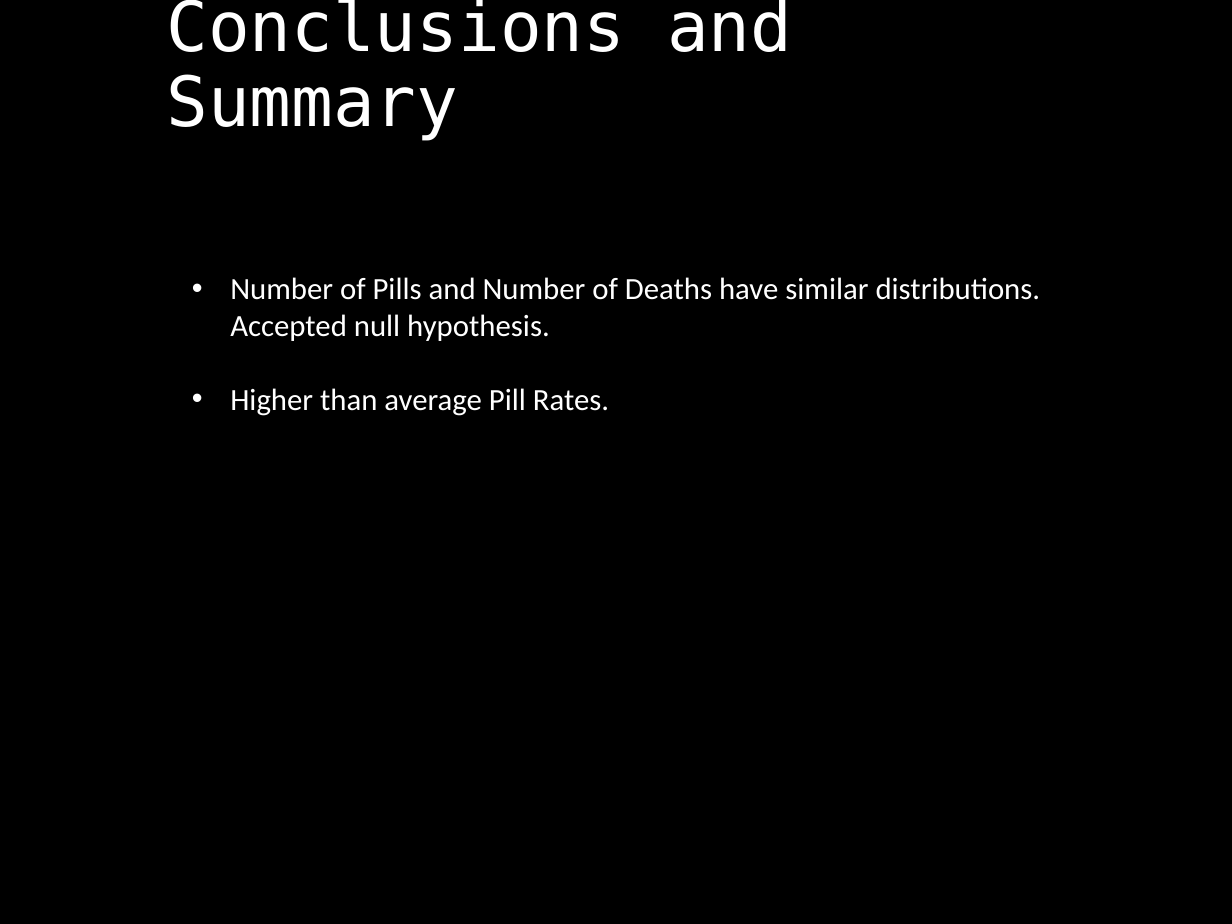
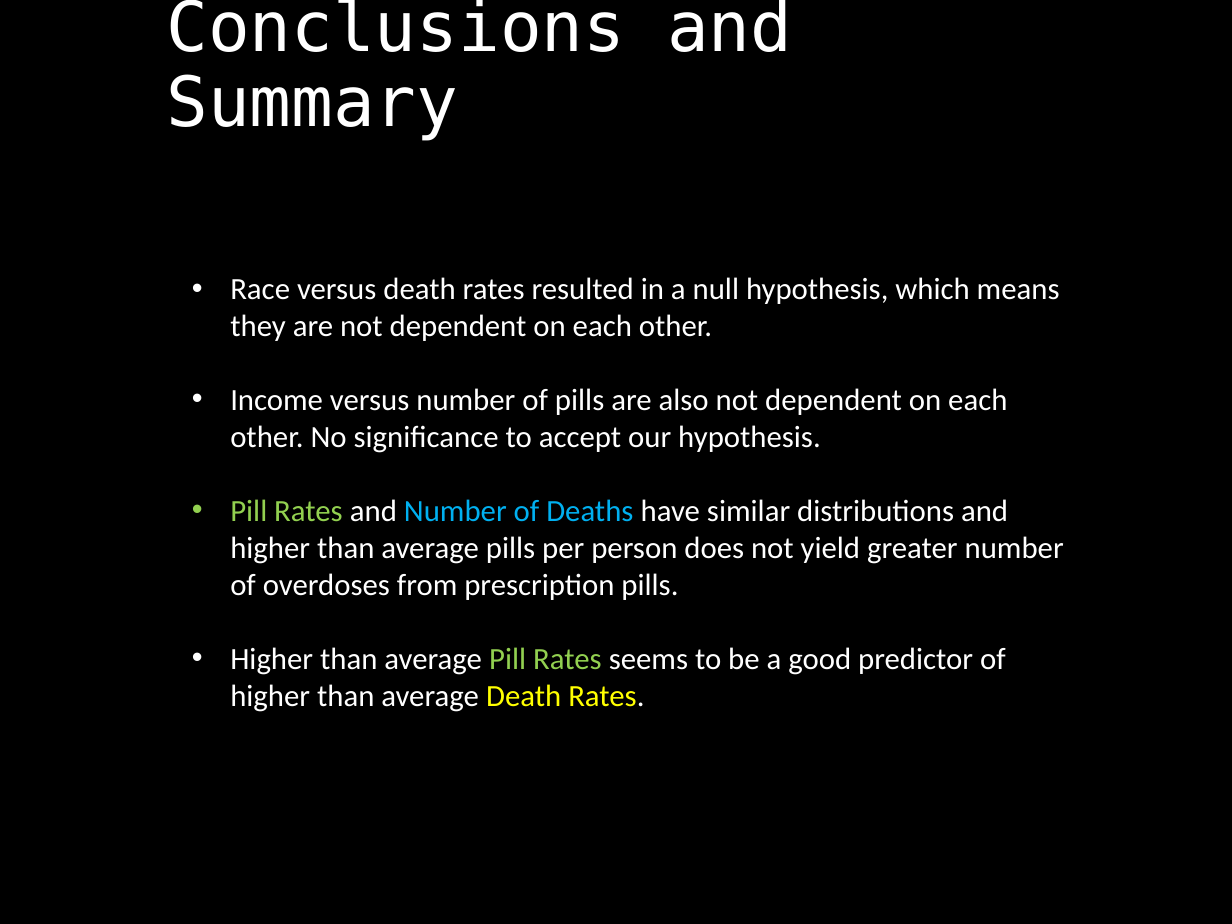
Before and after one commit to davidjaimes/pain-pills-in-the-usa, a slide deck: slide 12 of Prescription Pain Pills.pptx. Drawn at 1232x924 pixels with LibreOffice and Linux fonts; fonts in the diff are those of the drawing. Boxes give left, top, right and bottom in pixels: in the first picture for what was removed or moved away, otherwise in the second. Text is boxed around its words. In the diff, an @@ line names an element or a change of style, - is before the commit and + after.

Commit message:
final conclusions uploaded

```diff
--- a/Prescription Pain Pills.pptx
+++ b/Prescription Pain Pills.pptx
@@ text at [230, 277, 1064, 712]: text changed @@
-• Number of Pills and Number of Deaths have similar distributions. Accepted null hypothesis.
-• Higher than average Pill Rates.
+• Race versus death rates resulted in a null hypothesis, which means they are not dependent on each other.
+• Income versus number of pills are also not dependent on each other. No significance to accept our hypothesis.
+• Pill Rates and Number of Deaths have similar distributions and higher than average pills per person does not yield greater number of overdoses from prescription pills.
+• Higher than average Pill Rates seems to be a good predictor of higher than average Death Rates.
```
Also in this commit, not shown: 1 other slide changed, 1 other file.
